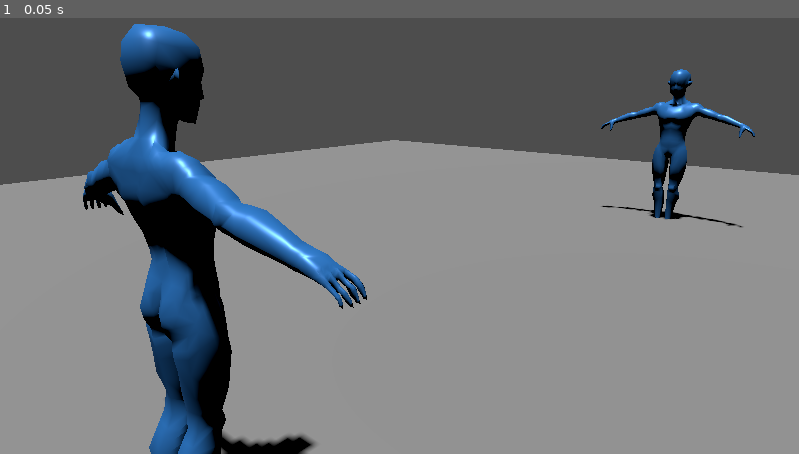
Above: before the commit, frame 1.
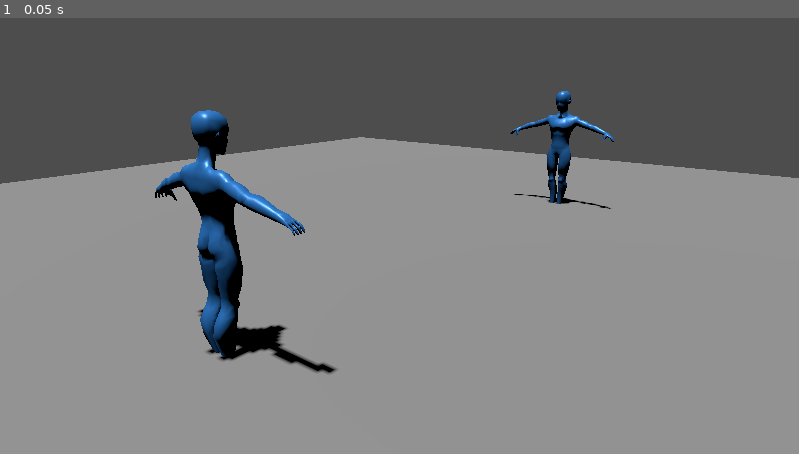
Above: after the commit, the same moment.

Repository: werewolf-studios/dungeons-n-academics
Game: Godot game, scene res://Scenes/combat_main.tscn
Two runs of this game, one before a commit and one after it. Both use one fixed random seed, a clock stepped at 60 frames per second and the inputs below. The project has no main scene, so this scene is started directly.
Inputs:
- Up to frame 1 (0.05 s): no input

The runs differ from the first frame. In frame 1, 16% of the frame differs, in the area x 0-100%, y 1-100%.

Commit message:
Updated camera

Diff:
--- a/Scenes/combat_main.tscn
+++ b/Scenes/combat_main.tscn
@@ -27,7 +27,7 @@
 transform = Transform3D(1, 0, 1.7484555e-07, 0, 1, 0, -1.7484555e-07, 0, 1, 0.757, 0, -3.1309414)
 
 [node name="Camera3D" type="Camera3D" parent="." unique_id=2141222278]
-transform = Transform3D(0.7558535, -0.17166595, 0.6318357, 0, 0.9650165, 0.26218918, -0.6547408, -0.19817661, 0.72941107, 2.520173, 1.7675188, 3.9925056)
+transform = Transform3D(0.7836912, -0.17334133, 0.5964737, 0, 0.96027225, 0.2790649, -0.6211506, -0.2187007, 0.7525569, 4.0712943, 2.180417, 5.21705)
 fov = 45.9
 
 [node name="DirectionalLight3D" type="DirectionalLight3D" parent="." unique_id=780092791]
